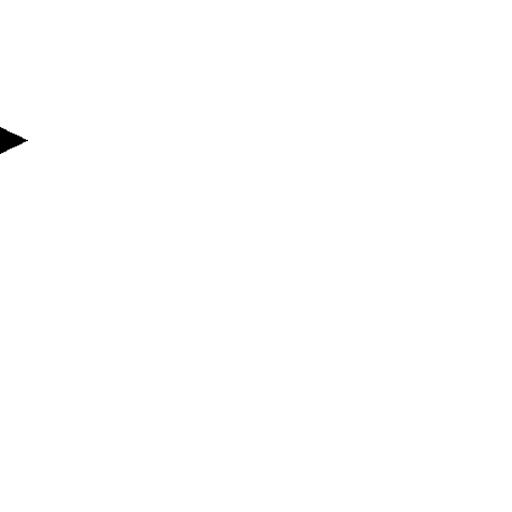
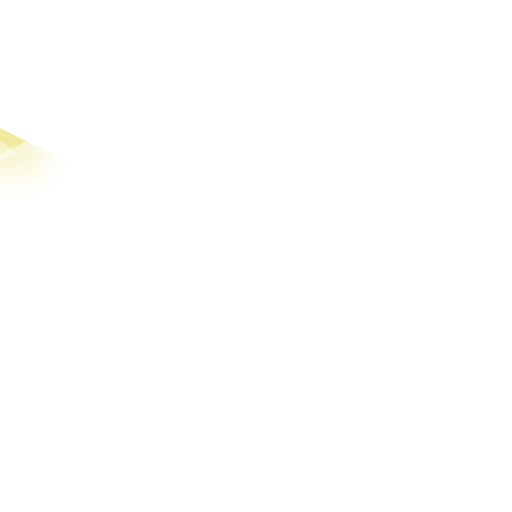
Layers edited between the first and the second 512 × 512 image:
renamed "Layer 5" to "Layer 5 copy 3", hid it, painted on it over left=0, top=127, right=28, bottom=141
added layer "Sand" above "Group 1" over left=0, top=127, right=69, bottom=199
added group "Group 1" with 2 layers above "Layer 3" over left=0, top=127, right=28, bottom=199
moved "Layer 5 copy" into group "Group 1", painted on it over left=0, top=127, right=28, bottom=154
